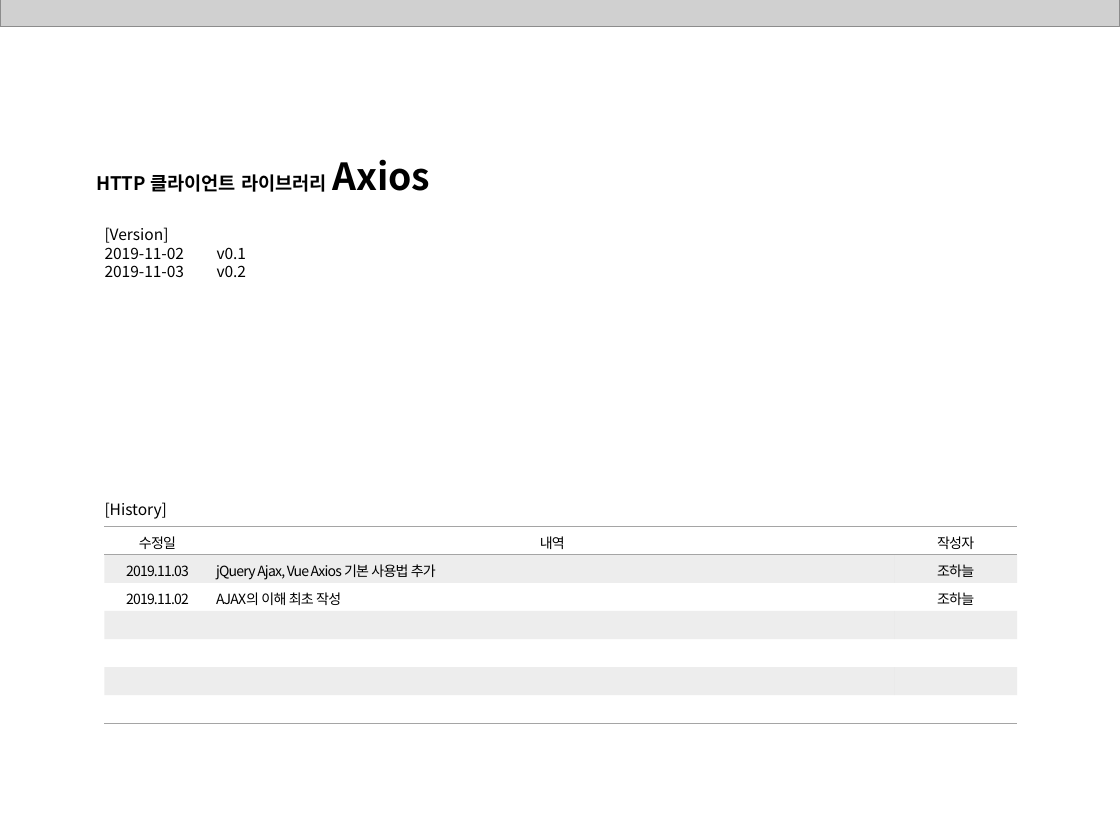
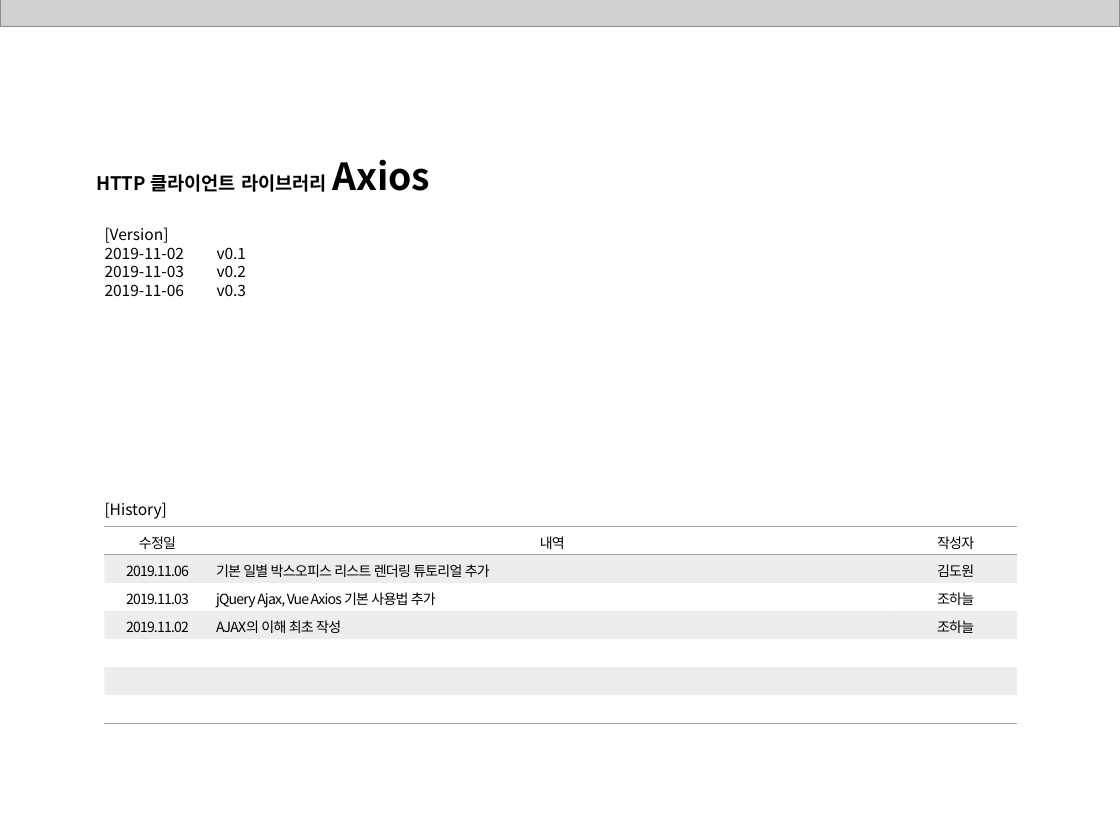
Before and after one commit to ddowon/vueStudy, a slide deck: slide 1 of 01.참고자료/191104_HTTP 클라이언트 라이브러리 Axios.pptx. Drawn at 1120x840 pixels with LibreOffice and Linux fonts; fonts in the diff are those of the drawing; grey boxes stand for pictures; background and template pictures are left out. Boxes give left, top, right and bottom in pixels: in the first picture for what was removed or moved away, otherwise in the second. Text is boxed around its words. In the diff, an @@ line names an element or a change of style, - is before the commit and + after.

Commit message:
[과제피드백] 도원님 Axios 스터디 자료 업데이트

```diff
--- a/01.참고자료/191104_HTTP 클라이언트 라이브러리 Axios.pptx
+++ b/01.참고자료/191104_HTTP 클라이언트 라이브러리 Axios.pptx
@@ text at (105, 247, 247, 296): paragraph added @@
+2019-11-06 v0.3
@@ table at (104, 526, 1017, 722) @@
+row 2: 2019.11.06 | 기본 일별 박스오피스 리스트 렌더링 튜토리얼 추가 | 김도원
-row 7:  |  | 
```
Also in this commit, not shown: 8 other slides changed.
